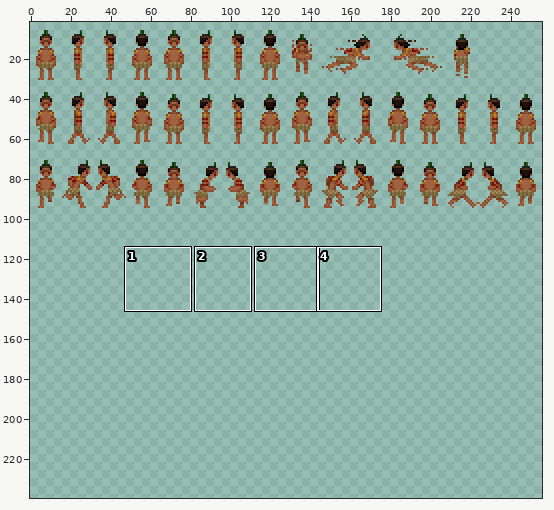
Sprite sheet, stored at Assets/Sprites/Player/player.png. Above: a wide view before the commit, with the close-up outlined.
Close-up. Earlier state:
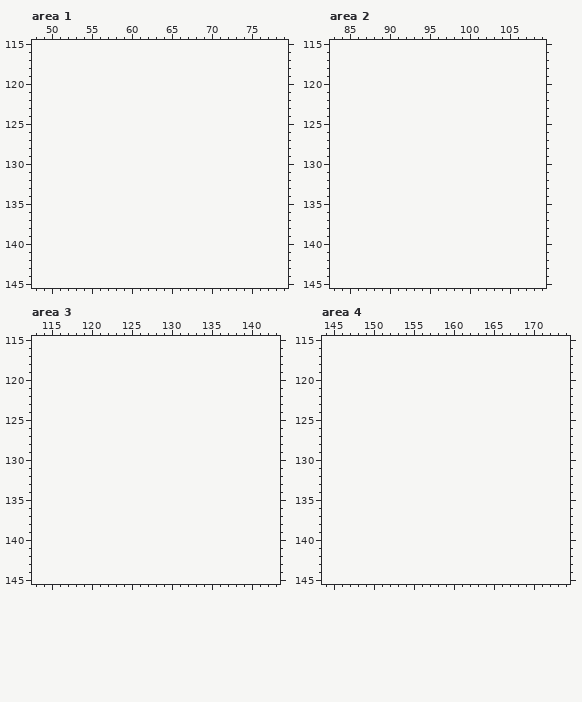
The file is 256x96 pixels. Colours within 5 levels of each other are drawn and written as one. Shown: area 1: x 48..79, y 115..145; area 2: x 83..109, y 115..145; area 3: x 113..143, y 115..145; area 4: x 144..174, y 115..145. The old version is drawn lined up with the new one, on the new canvas. The wide view leaves out empty margins. The commit also changed other parts of the picture, which this record leaves out.
Now the later version:
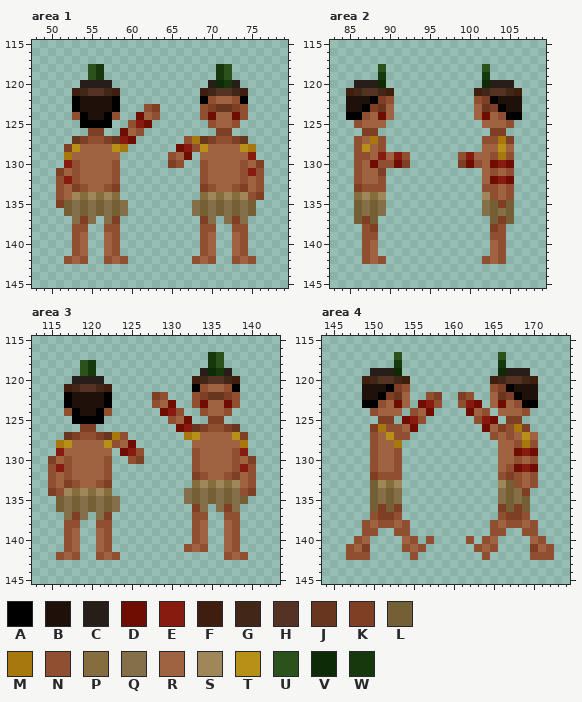
Palette (. is transparent): A #000000  B #1f1109  C #271e19  D #6f0d02  E #881b0f  F #3f1e0d  G #422617  H #543322  J #68361e  K #7e3f24  L #755f35  M #a7780d  N #8f4f30  P #856d3e  Q #846f48  R #a06341  S #a08759  T #b89017  U #2b521b  V #0d2b05  W #15390c
Diff:
canvas 256x96 -> 256x240
Area 1:
y 118..119: x 55..56 .. -> UW; x 71..72 .. -> WU
y 120: x 54..57 .... -> CCCC; x 70..73 .... -> CVWC
y 121: x 53..58 ...... -> FGHHGF; x 69..74 ...... -> FGHHGF
y 122: x 53..58 ...... -> ABBBBA; x 69..74 ...... -> ANRRNA
y 123: x 53..58 ...... -> ABBBBA; x 62..63 .. -> NK; x 69..74 ...... -> NKJJKN
y 124: x 53..58 ...... -> NABBAN; x 61..63 ... -> DRN; x 69..74 ...... -> NDRRDN
y 125: x 54..57 .... -> AAAA; x 60..62 ... -> NED; x 70..73 .... -> NRRN
y 126: x 55..56 .. -> KK; x 59..61 ... -> DRN; x 71..72 .. -> KK
y 127: x 53..60 ........ -> JKNNKJED; x 67..74 ........ -> NMJKNNKJ
y 128: x 52..59 ........ -> KTRRRRTM; x 66..75 .......... -> DENTRRRRTM
y 129: x 52..58 ....... -> MRRRRRR; x 65..67 ... -> NRD; x 69..75 ....... -> RRRRRRE
y 130: x 52..58 ....... -> ENRRRRN; x 65..66 .. -> KN; x 69..76 ........ -> NRRRRNRK
y 131: x 51..58 ........ -> KRNRRRRN; x 69..76 ........ -> NRRRRNEN
y 132: x 51..58 ........ -> NENRRRRN; x 69..76 ........ -> NRRRRNRN
y 133: x 51..58 ........ -> NRKNRRNK; x 69..76 ........ -> KNRRNKRN
y 134: x 51..58 ........ -> NRSPSPSP; x 69..76 ........ -> PSPSPSNK
y 135: x 51..59 ......... -> KLQLQLQLQ; x 68..75 ........ -> QLQLQLQL
y 136: x 52..59 ........ -> LQLQLQLQ; x 68..75 ........ -> QLQLQLQL
y 137: x 53..55 ... -> QKQ; x 57..58 .. -> QK; x 69..70 .. -> KQ; x 72..74 ... -> QKQ
y 138: x 53..54 .. -> NN; x 57..58 .. -> NN; x 69..70 .. -> NN; x 73..74 .. -> NN
y 139..141: x 53..54 .. -> NR; x 57..58 .. -> RN; x 69..70 .. -> NR; x 73..74 .. -> RN
y 142: x 52..54 ... -> NRN; x 57..59 ... -> NRN; x 68..70 ... -> NRN; x 73..75 ... -> NRN
Area 2:
y 118: x 89 . -> U; x 102 . -> U
y 119: x 89 . -> W; x 102 . -> W
y 120: x 86..89 .... -> CCCV; x 102..105 .... -> VCCC
y 121: x 85..90 ...... -> FGHHGF; x 101..106 ...... -> FGHHGF
y 122: x 85..90 ...... -> BBBAKN; x 101..106 ...... -> NKABBB
y 123: x 85..90 ...... -> BBAKJR; x 101..106 ...... -> RJKABB
y 124: x 85..90 ...... -> AANRDR; x 101..106 ...... -> RDRNAA
y 125: x 86..89 .... -> NRRR; x 102..105 .... -> RRRN
y 126: x 87..88 .. -> KK; x 103..104 .. -> KK
y 127: x 86..89 .... -> NRMN; x 102..105 .... -> NNMK
y 128: x 86..89 .... -> NTRN; x 102..105 .... -> RRTR
y 129: x 86..92 ....... -> NNREREN; x 99..105 ....... -> NERRNMN
y 130: x 86..92 ....... -> NRDNNDK; x 99..105 ....... -> KDNRDED
y 131: x 86..89 .... -> NRRK; x 102..105 .... -> RNRN
y 132: x 86..89 .... -> NRRN; x 102..105 .... -> RDED
y 133: x 86..89 .... -> KNNN; x 102..105 .... -> NNRN
y 134: x 86..89 .... -> PSPS; x 102..105 .... -> SNRN
y 135: x 86..89 .... -> LQLQ; x 102..105 .... -> QLKL
y 136: x 86..89 .... -> LQLQ; x 102..105 .... -> QLQL
y 137: x 86..88 ... -> LKL; x 103..105 ... -> LKL
y 138: x 87..88 .. -> NK; x 103..104 .. -> KN
y 139: x 87..88 .. -> NN; x 103..104 .. -> NN
y 140..141: x 87..88 .. -> NR; x 103..104 .. -> RN
y 142: x 87..89 ... -> NRN; x 102..104 ... -> NRN
Area 3:
y 117: x 135..136 .. -> WU
y 118: x 119..120 .. -> UW; x 135..136 .. -> WU
y 119: x 119..120 .. -> UW; x 134..137 .... -> CVWC
y 120: x 118..121 .... -> CCCC; x 133..138 ...... -> FGHHGF
y 121: x 117..122 ...... -> FGHHGF; x 133..138 ...... -> ANRRNA
y 122: x 117..122 ...... -> ABBBBA; x 128..129 .. -> KN; x 133..138 ...... -> NKJJKN
y 123: x 117..122 ...... -> ABBBBA; x 128..130 ... -> NRD; x 133..138 ...... -> NDRRDN
y 124: x 117..122 ...... -> NABBAN; x 129..131 ... -> DEN; x 134..137 .... -> NRRN
y 125: x 118..121 .... -> AAAA; x 130..132 ... -> NRD; x 135..136 .. -> KK
y 126: x 119..120 .. -> KK; x 131..138 ........ -> DEJKNNKJ
y 127: x 117..124 ........ -> JKNNKJMN; x 132..139 ........ -> MTRRRRTK
y 128: x 116..125 .......... -> MTRRRRTNRD; x 133..139 ....... -> RRRRRRM
y 129: x 116..122 ....... -> ERRRRRR; x 124..126 ... -> DEN; x 133..139 ....... -> NRRRRNE
y 130: x 115..122 ........ -> KRNRRRRN; x 125..126 .. -> NK; x 133..140 ........ -> NRRRRNRK
y 131: x 115..122 ........ -> NENRRRRN; x 133..140 ........ -> NRRRRNEN
y 132: x 115..122 ........ -> NRNRRRRN; x 133..140 ........ -> KNRRNKRN
y 133: x 115..122 ........ -> NRKNRRNK; x 133..140 ........ -> PSPSPSRN
y 134: x 115..122 ........ -> KNSPSPSP; x 132..140 ......... -> QLQLQLQNK
y 135: x 116..123 ........ -> LQLQLQLQ; x 132..139 ........ -> QLQLQLQL
y 136: x 116..123 ........ -> LQLQLQLQ; x 133..134 .. -> KQ; x 136..138 ... -> QKQ
y 137: x 117..119 ... -> QKQ; x 121..122 .. -> QK; x 133..134 .. -> NN; x 137..138 .. -> NN
y 138: x 117..118 .. -> NN; x 121..122 .. -> NN; x 133..134 .. -> NR; x 137..138 .. -> RN
y 139..140: x 117..118 .. -> NR; x 121..122 .. -> RN; x 133..134 .. -> NR; x 137..138 .. -> RN
y 141: x 117..118 .. -> NR; x 121..122 .. -> RN; x 132..134 ... -> NRN; x 137..138 .. -> RN
y 142: x 116..118 ... -> NRN; x 121..123 ... -> NRN; x 137..139 ... -> NRN
Area 4:
y 117: x 153 . -> U; x 166 . -> U
y 118: x 153 . -> W; x 166 . -> W
y 119: x 150..153 .... -> CCCV; x 166..169 .... -> VCCC
y 120: x 149..154 ...... -> FGHHGF; x 165..170 ...... -> FGHHGF
y 121: x 149..154 ...... -> BBBAKN; x 165..170 ...... -> NKABBB
y 122: x 149..154 ...... -> BBAKJR; x 157..158 .. -> NK; x 161..162 .. -> KN; x 165..170 ...... -> RJKABB
y 123: x 149..154 ...... -> AANRDR; x 156..158 ... -> DEN; x 161..163 ... -> NED; x 165..170 ...... -> RDRNAA
y 124: x 150..153 .... -> NRRR; x 155..157 ... -> NRD; x 162..164 ... -> DRN; x 166..169 .... -> RRRN
y 125: x 151..152 .. -> KK; x 154..156 ... -> DEN; x 163..165 ... -> NED; x 167..168 .. -> KK
y 126: x 150..155 ...... -> KMNNRD; x 164..169 ...... -> DRKNMK
y 127: x 150..154 ..... -> NRTNN; x 165..170 ...... -> NRNRTR
y 128: x 150..153 .... -> NRRM; x 166..170 ..... -> RRNMN
y 129: x 150..153 .... -> NRRN; x 166..170 ..... -> RRDED
y 130: x 150..153 .... -> NRRN; x 166..170 ..... -> RRNRN
y 131: x 150..153 .... -> NRRN; x 166..170 ..... -> RNDED
y 132: x 150..153 .... -> KNNN; x 166..170 ..... -> NKNRN
y 133: x 150..153 .... -> LSPS; x 166..170 ..... -> SLNRN
y 134: x 150..153 .... -> LQLQ; x 166..169 .... -> QLQK
y 135: x 150..153 .... -> LQLQ; x 166..169 .... -> QLQL
y 136: x 150..153 .... -> LKLK; x 166..169 .... -> KLKL
y 137: x 150..153 .... -> NKKN; x 166..169 .... -> NKKN
y 138: x 149..154 ...... -> NRNNRN; x 165..170 ...... -> NRNNRN
y 139: x 149..150 .. -> NN; x 153..154 .. -> NN; x 165..166 .. -> NN; x 169..170 .. -> NN
y 140: x 148..149 .. -> NR; x 154..155 .. -> RN; x 157 . -> N; x 162 . -> N; x 164..165 .. -> NR; x 170..171 .. -> RN
y 141: x 147..149 ... -> NRK; x 154..156 ... -> NRN; x 163..165 ... -> NRN; x 170..172 ... -> KRN
y 142: x 147..149 ... -> NNN; x 155 . -> N; x 164 . -> N; x 170..172 ... -> NNN
Where, in picture pixels (left, top, right, bottom), the same in both close-ups:
added: (56, 64, 264, 264)
added: (346, 64, 410, 264)
added: (458, 64, 522, 264)
added: (48, 352, 256, 560)
added: (346, 352, 554, 560)
